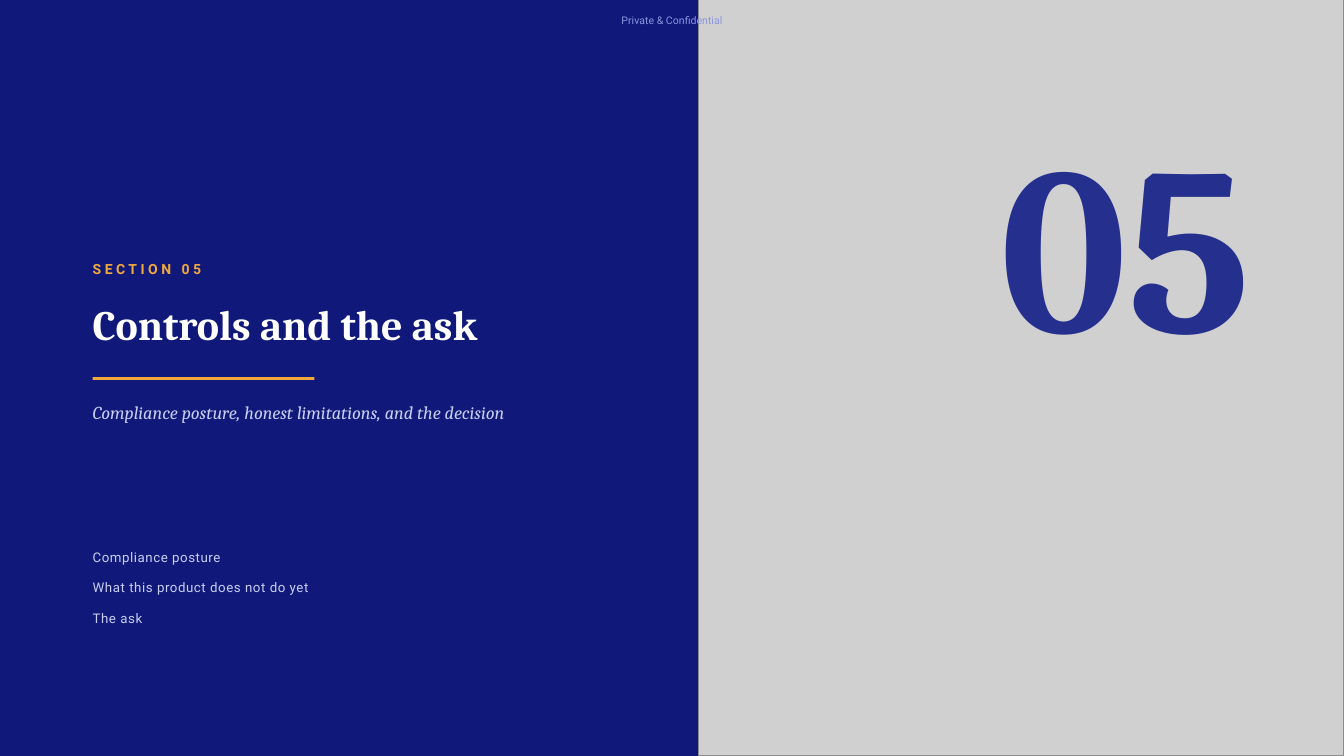
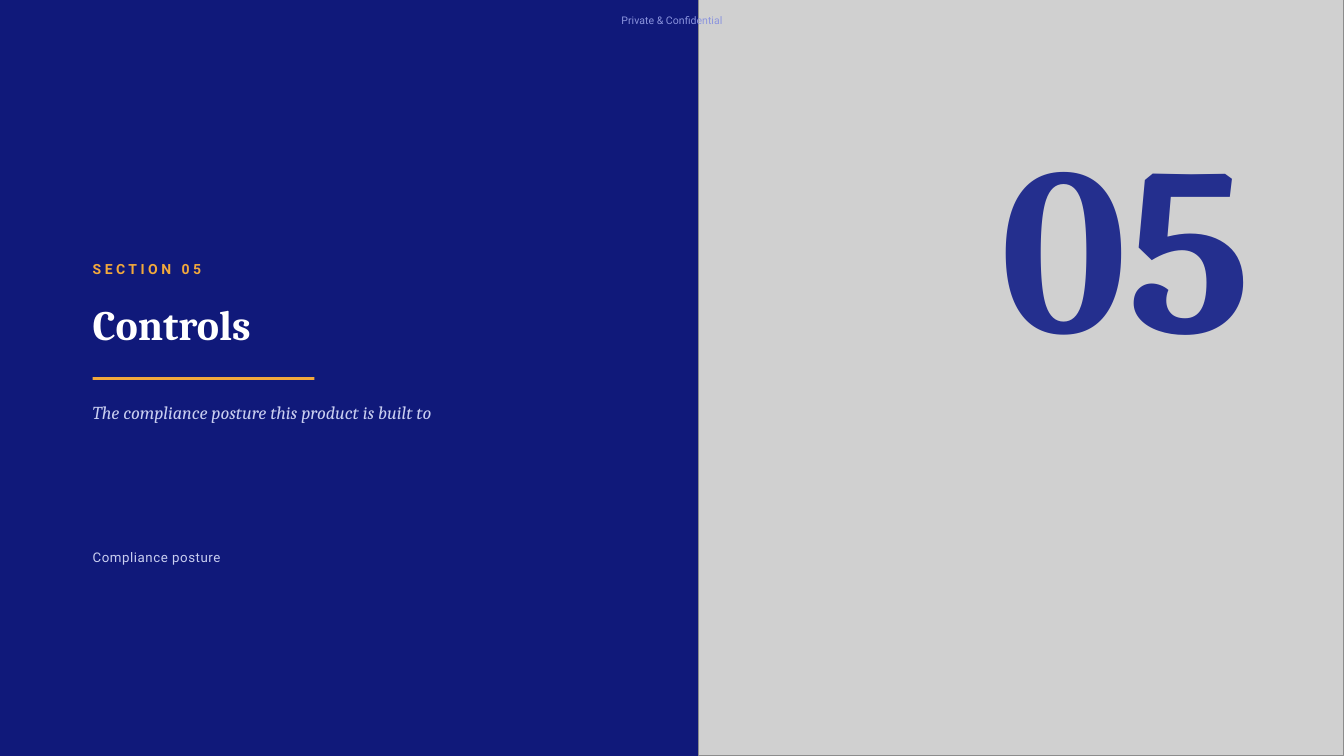
Before and after one commit to shreyas1gupta-wq/ionic-scorecard, a slide deck: slide 26 of Shreyas_Ionic_AMC/09_PRODUCT/reports/IONIC_NDPMS_PRODUCT_APPROVAL_DECK.pptx (slide 25 before the commit). Drawn at 1344x756 pixels with LibreOffice and Linux fonts; fonts in the diff are those of the drawing; grey boxes stand for pictures. Boxes give left, top, right and bottom in pixels: in the first picture for what was removed or moved away, otherwise in the second. Text is boxed around its words. In the diff, an @@ line names an element or a change of style, - is before the commit and + after.

```diff
--- a/Shreyas_Ionic_AMC/09_PRODUCT/reports/IONIC_NDPMS_PRODUCT_APPROVAL_DECK.pptx
+++ b/Shreyas_Ionic_AMC/09_PRODUCT/reports/IONIC_NDPMS_PRODUCT_APPROVAL_DECK.pptx
@@ text at (93, 311, 251, 341): text changed @@
-Controls and the ask
+Controls
@@ text at (93, 406, 431, 423): text changed @@
-Compliance posture, honest limitations, and the decision
+The compliance posture this product is built to
@@ text removed at (93, 582, 309, 595) @@
-What this product does not do yet
@@ text removed at (93, 613, 142, 623) @@
-The ask
```
Also in this commit, not shown: 21 other slides changed, 4 slides added, 5 slides removed, 27 other files.
